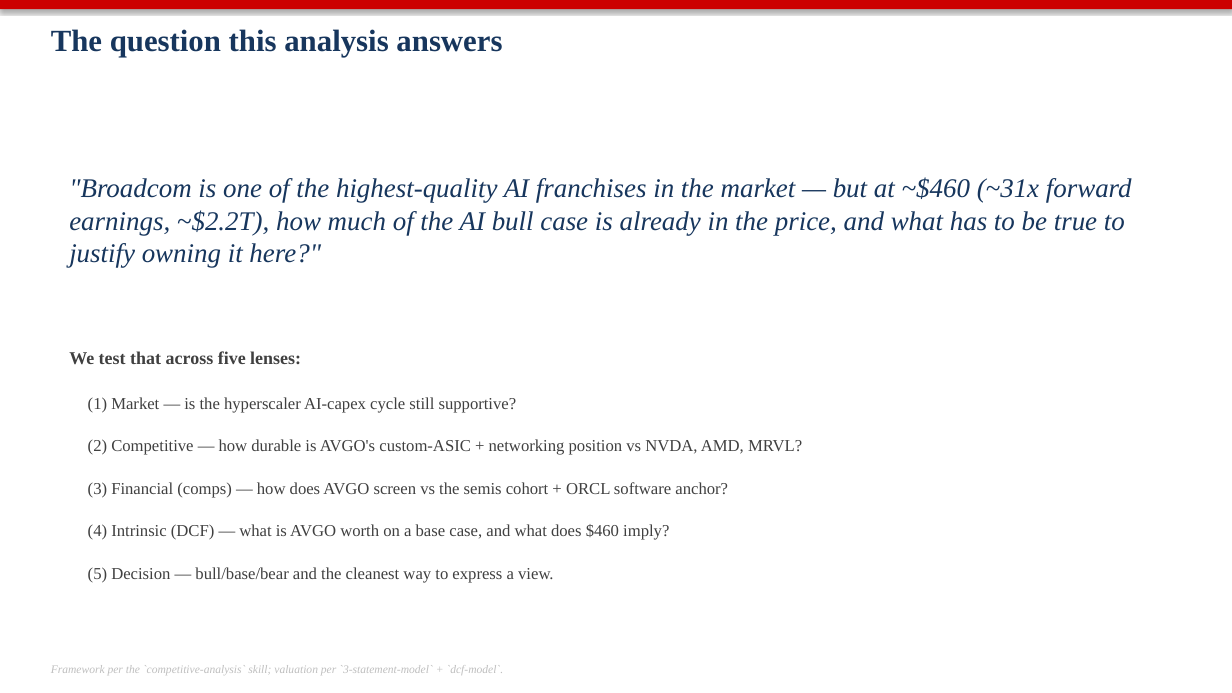
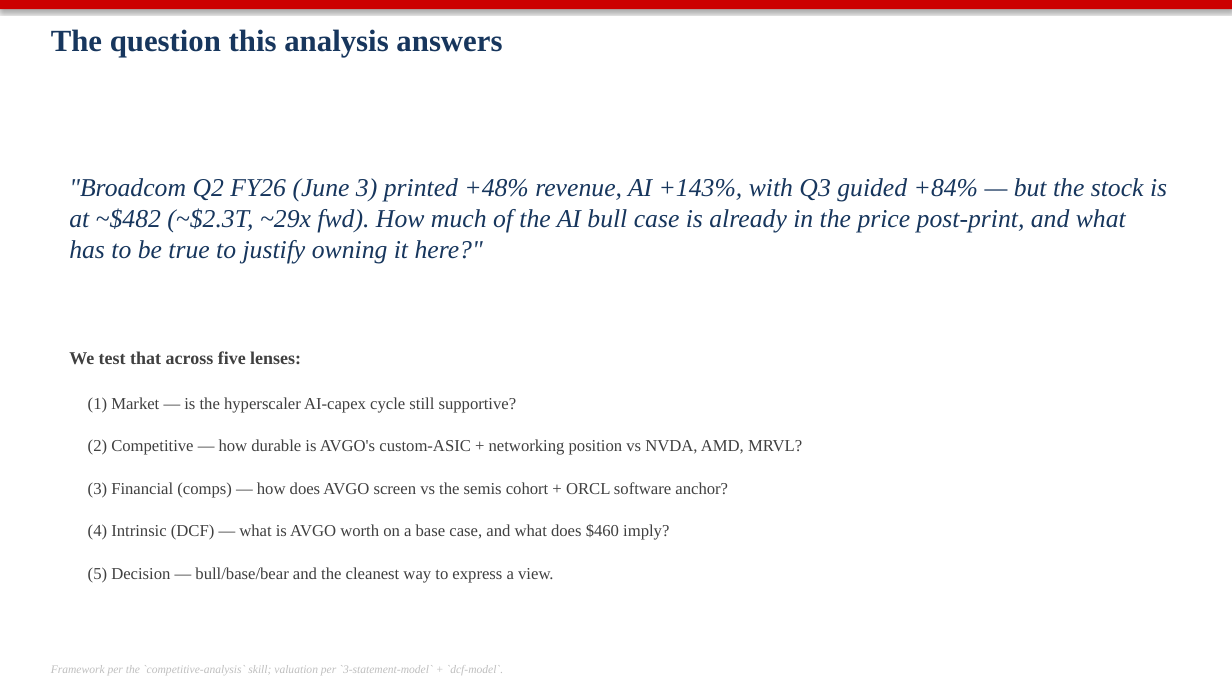
Before and after one commit to gkdlswm5/financial-services, a slide deck: slide 3 of analysis/AVGO/AVGO-Competitive-Analysis.pptx. Drawn at 1232x693 pixels with LibreOffice and Linux fonts; fonts in the diff are those of the drawing. Boxes give left, top, right and bottom in pixels: in the first picture for what was removed or moved away, otherwise in the second. Text is boxed around its words. In the diff, an @@ line names an element or a change of style, - is before the commit and + after.

```diff
--- a/analysis/AVGO/AVGO-Competitive-Analysis.pptx
+++ b/analysis/AVGO/AVGO-Competitive-Analysis.pptx
@@ text at [69, 178, 1167, 263]: text changed; size 21 to 20 pt @@
-"Broadcom is one of the highest-quality AI franchises in the market — but at ~$460 (~31x forward earnings, ~$2.2T), how much of the AI bull case is already in the price, and what has to be true to justify owning it here?"
+"Broadcom Q2 FY26 (June 3) printed +48% revenue, AI +143%, with Q3 guided +84% — but the stock is at ~$482 (~$2.3T, ~29x fwd). How much of the AI bull case is already in the price post-print, and what has to be true to justify owning it here?"
```
Also in this commit, not shown: 6 other slides changed, 9 other files.
